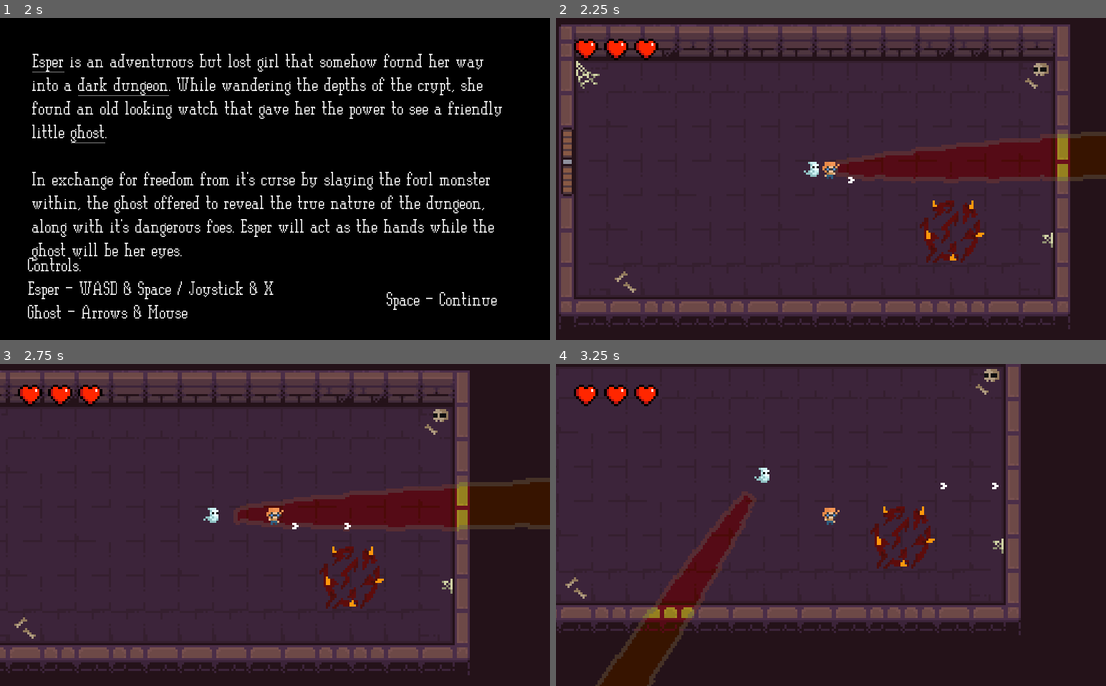
Above: before the commit, frames 1-4 (two rows, left to right).
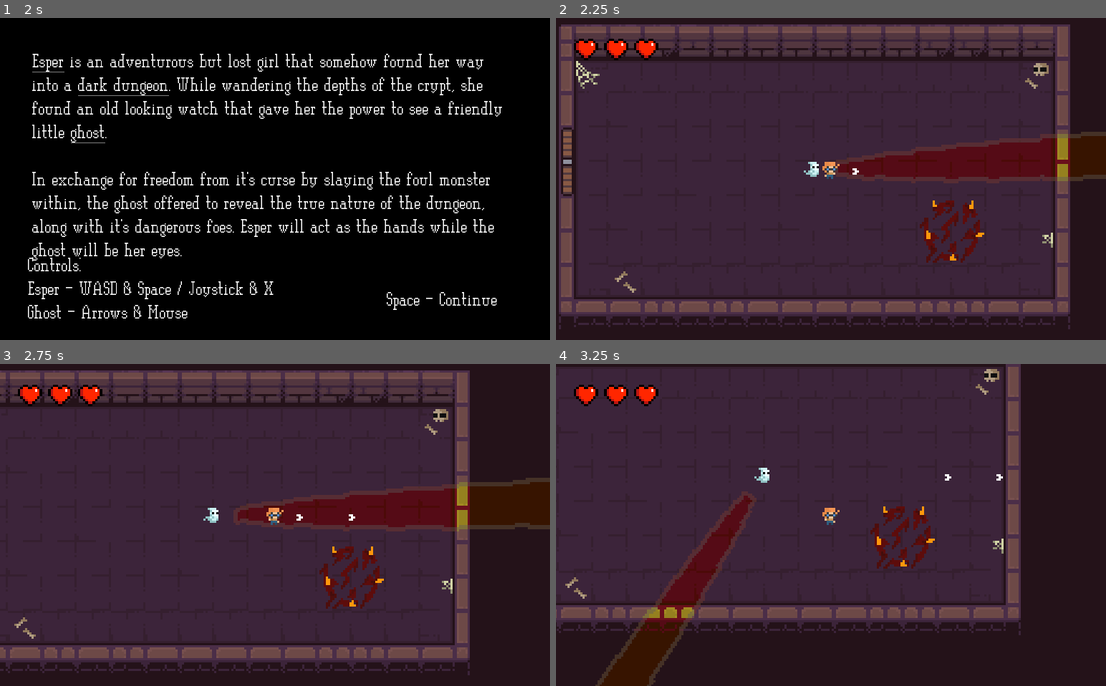
Above: after the commit, the same moments.

Repository: OsakiTsukiko/Esper
Game: Godot game, scene res://src/main_menu/main_menu.tscn
Same seed, same stepped clock (60 frames per second), same inputs: the game is played once before the commit and once after it.
Inputs (mouse positions are in pixels of both pictures, inside the frame that each line leads up to):
- Up to frame 1 (2 s): click "Begin" at 0.5 s; click "Small" at 1.25 s
- Up to frame 2 (2.25 s): tap Enter at 2 s; move the mouse to (952, 162) at 2.02 s; hold D (esper_right) from 2.03 s (still down); hold Space (esper_attack) from 2.03 s (still down)
- Up to frame 3 (2.75 s): keep holding D (esper_right); keep holding Space (esper_attack)
- Up to frame 4 (3.25 s): move the mouse to (721, 541) at 2.77 s; release D (esper_right) at 2.78 s; release Space (esper_attack) at 2.78 s; hold S (esper_down) from 2.78 s (still down); tap Space (esper_attack) at 2.85 s

Frame 1 is identical in both runs. In frame 2, less than 0.1% of the frame differs, in the area x 53-56%, y 46-52%; in frame 3, less than 0.1%, in the area x 53-65%, y 46-52%; in frame 4, less than 0.1%.

Commit message:
fix bullet spawners

Diff:
--- a/src/entity/esper/esper.gd
+++ b/src/entity/esper/esper.gd
@@ -3,6 +3,10 @@
 var bullet_scene: Resource = load("res://src/entity/bullet/Bullet.tscn")
 
 onready var sprite: AnimatedSprite = $AnimatedSprite
+onready var bs_up: Position2D = $bullet_spawners/UP
+onready var bs_down: Position2D = $bullet_spawners/DOWN
+onready var bs_left: Position2D = $bullet_spawners/LEFT
+onready var bs_right: Position2D = $bullet_spawners/RIGHT
 
 const SPEED: float = 2500.0
 
@@ -66,18 +70,21 @@
 			if (sense >= 0):
 				bullet.rotate(PI)
 				bullet.speed = Vector2(0, 450)
+				bullet.global_position = bs_down.global_position
 			else:
 				bullet.speed = Vector2(0, -450)
+				bullet.global_position = bs_up.global_position
 
 		if (direction == 0):
 			if (sense >= 0):
 				bullet.rotate(PI/2)
 				bullet.speed = Vector2(450, 0)
+				bullet.global_position = bs_right.global_position
 			if (sense < 0):
 				bullet.rotate(-PI/2)
 				bullet.speed = Vector2(-450, 0)
+				bullet.global_position = bs_left.global_position
 
-		bullet.global_position = global_position
 		get_parent().add_child(bullet)
 		can_shoot = false
 		yield(get_tree().create_timer(.5), "timeout")
--- a/src/entity/esper/esper.tscn
+++ b/src/entity/esper/esper.tscn
@@ -80,3 +80,17 @@
 [node name="CollisionShape2D" type="CollisionShape2D" parent="."]
 position = Vector2( -0.5, -4 )
 shape = SubResource( 7 )
+
+[node name="bullet_spawners" type="Node2D" parent="."]
+
+[node name="UP" type="Position2D" parent="bullet_spawners"]
+position = Vector2( -0.5, -8 )
+
+[node name="DOWN" type="Position2D" parent="bullet_spawners"]
+position = Vector2( -0.5, 0 )
+
+[node name="LEFT" type="Position2D" parent="bullet_spawners"]
+position = Vector2( -3, -4 )
+
+[node name="RIGHT" type="Position2D" parent="bullet_spawners"]
+position = Vector2( 2, -4 )
